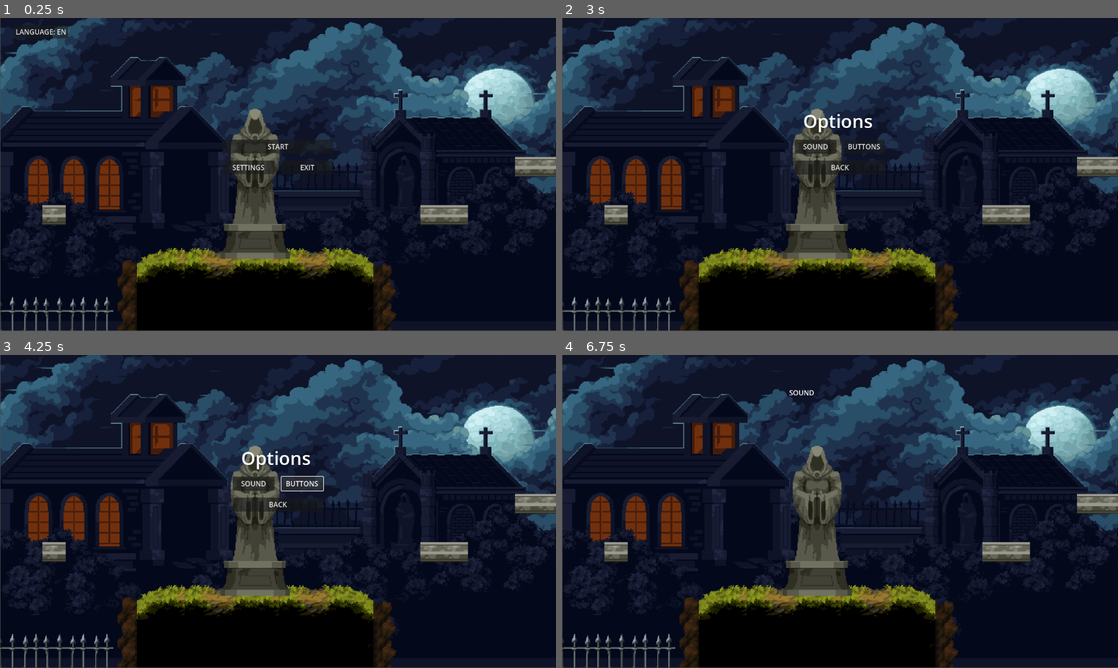
Above: before the commit, frames 1-4 (two rows, left to right).
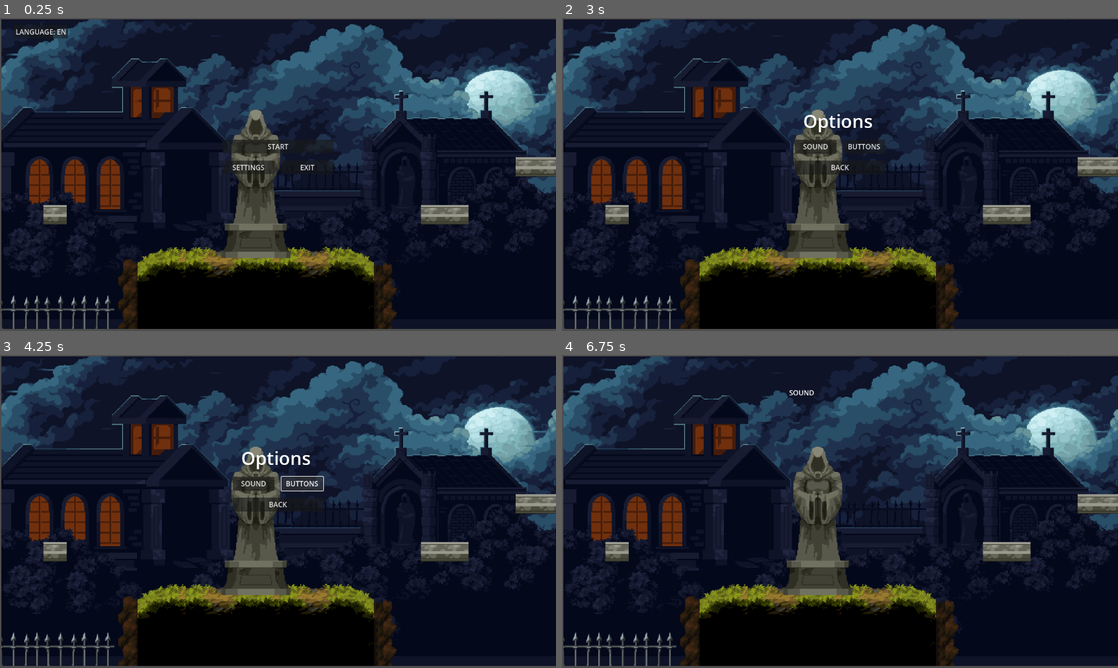
Above: after the commit, the same moments.

Repository: Raphaeldk4/IntoDarkness
Game: Godot game, scene res://scenes/main_menu.tscn
Same seed, same stepped clock (60 frames per second), same inputs: the game is played once before the commit and once after it.
Inputs:
- Up to frame 1 (0.25 s): no input
- Up to frame 2 (3 s): click "START" at 0.5 s; click "START" at 1.25 s; click "START" at 2 s; click "SETTINGS" at 2.75 s
- Up to frame 3 (4.25 s): click "BUTTONS" at 3.5 s
- Up to frame 4 (6.75 s): click "BUTTONS" at 4.25 s; click "BUTTONS" at 5 s; click "BACK" at 5.75 s; click "SOUND" at 6.5 s

The runs differ from the first frame. In frame 1, 5.8% of the frame differs, in the area x 0-100%, y 0-100%; in frame 2, 5.8%; in frame 3, 5.8%; in frame 4, 5.9%.

Commit message:
Test first commit

Diff:
--- a/scenes/main_menu.tscn
+++ b/scenes/main_menu.tscn
@@ -26,7 +26,6 @@
 [node name="Sprite2D" type="Sprite2D" parent="."]
 position = Vector2(643.5, 359)
 scale = Vector2(0.72681, 0.667903)
-texture = ExtResource("1_yo1d1")
 script = SubResource("GDScript_f0wfs")
 
 [node name="HUD" type="Node2D" parent="."]
@@ -38,3 +37,10 @@
 
 [node name="sound" parent="HUD" instance=ExtResource("5_rb8et")]
 visible = false
+
+[node name="CaptureDecran2024-10-02102921" type="Sprite2D" parent="."]
+position = Vector2(645.238, 359.25)
+scale = Vector2(0.725976, 0.660018)
+texture = ExtResource("5_dnh3l")
+
+[node name="feur" type="Node2D" parent="."]
Not shown, added: language.csv.import
Binary file added: language.en.translation
Binary file added: language.fr.translation
Not shown: 1 places in scenes/main_menu.tscn that only renumber resources
Binary file changed: translate.en.translation
Binary file changed: translate.fr.translation
